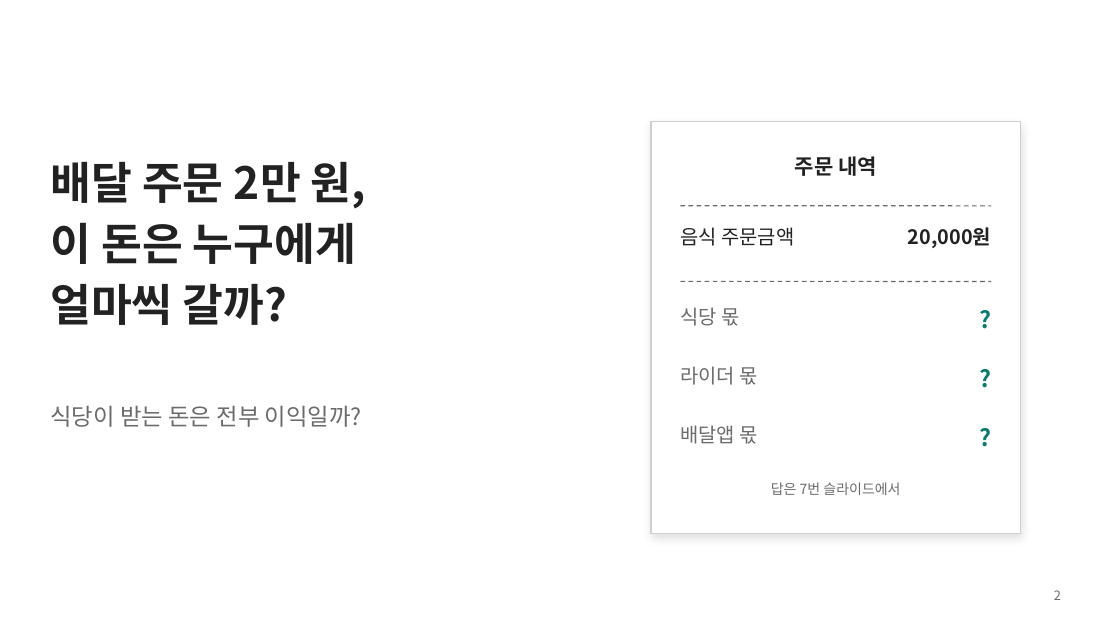
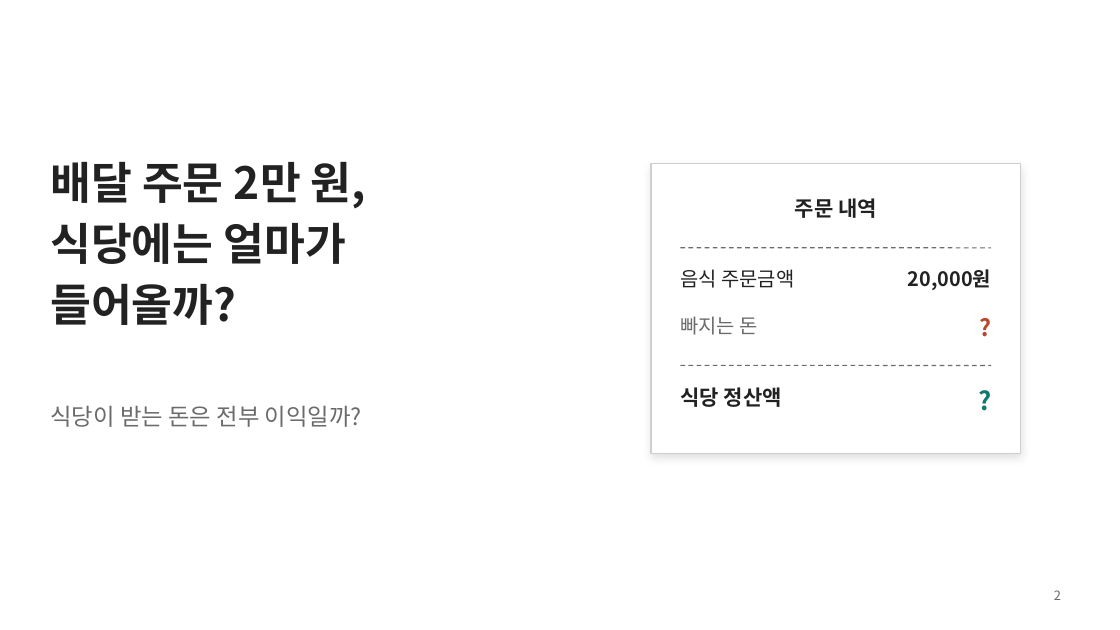
Before and after one commit to noya73305610-coder/-, a slide deck: slide 2 of 플랫폼_독점_발표_수정본.pptx. Drawn at 1120x630 pixels with LibreOffice and Linux fonts; fonts in the diff are those of the drawing. Boxes give left, top, right and bottom in pixels: in the first picture for what was removed or moved away, otherwise in the second. Text is boxed around its words. In the diff, an @@ line names an element or a change of style, - is before the commit and + after.

```diff
--- a/플랫폼_독점_발표_수정본.pptx
+++ b/플랫폼_독점_발표_수정본.pptx
@@ rectangle: place and size @@
-rectangle at [651, 122, 1021, 534]
+rectangle at [651, 164, 1021, 454]
@@ text at [50, 222, 346, 325]: text changed @@
-이 돈은 누구에게
-얼마씩 갈까?
+식당에는 얼마가
+들어올까?
@@ 3 texts, 1 line: place and size @@
-3 texts, 1 line at [680, 156, 991, 248]
+3 texts, 1 line at [680, 198, 991, 290]
@@ text removed at [680, 307, 739, 326] @@
-식당 몫
@@ text added at [680, 316, 758, 335], 17 pt, text #6B6B6B @@
+빠지는 돈
@@ text "?": place and size @@
-text "?" at [836, 302, 991, 340]
+text "?" at [836, 311, 991, 349]
@@ text "?" at [836, 311, 991, 349]: text colour #0E7A6D to #B9472D @@
@@ text at [680, 387, 782, 407]: text changed; size 17 to 18 pt; text colour #6B6B6B to #222222; bold on @@
-라이더 몫
+식당 정산액
@@ line moved from (681, 281) - (991, 281) to (681, 365) - (991, 365) @@
@@ text "?": place and size @@
-text "?" at [836, 361, 991, 399]
+text "?" at [836, 382, 991, 420]
@@ text "?" at [836, 382, 991, 420]: size 20 to 22 pt @@
@@ text removed at [680, 425, 758, 444] @@
-배달앱 몫
@@ text removed at [836, 420, 991, 458] @@
-?
@@ text removed at [771, 482, 900, 495] @@
-답은 7번 슬라이드에서
```
Also in this commit, not shown: 13 other slides changed.
